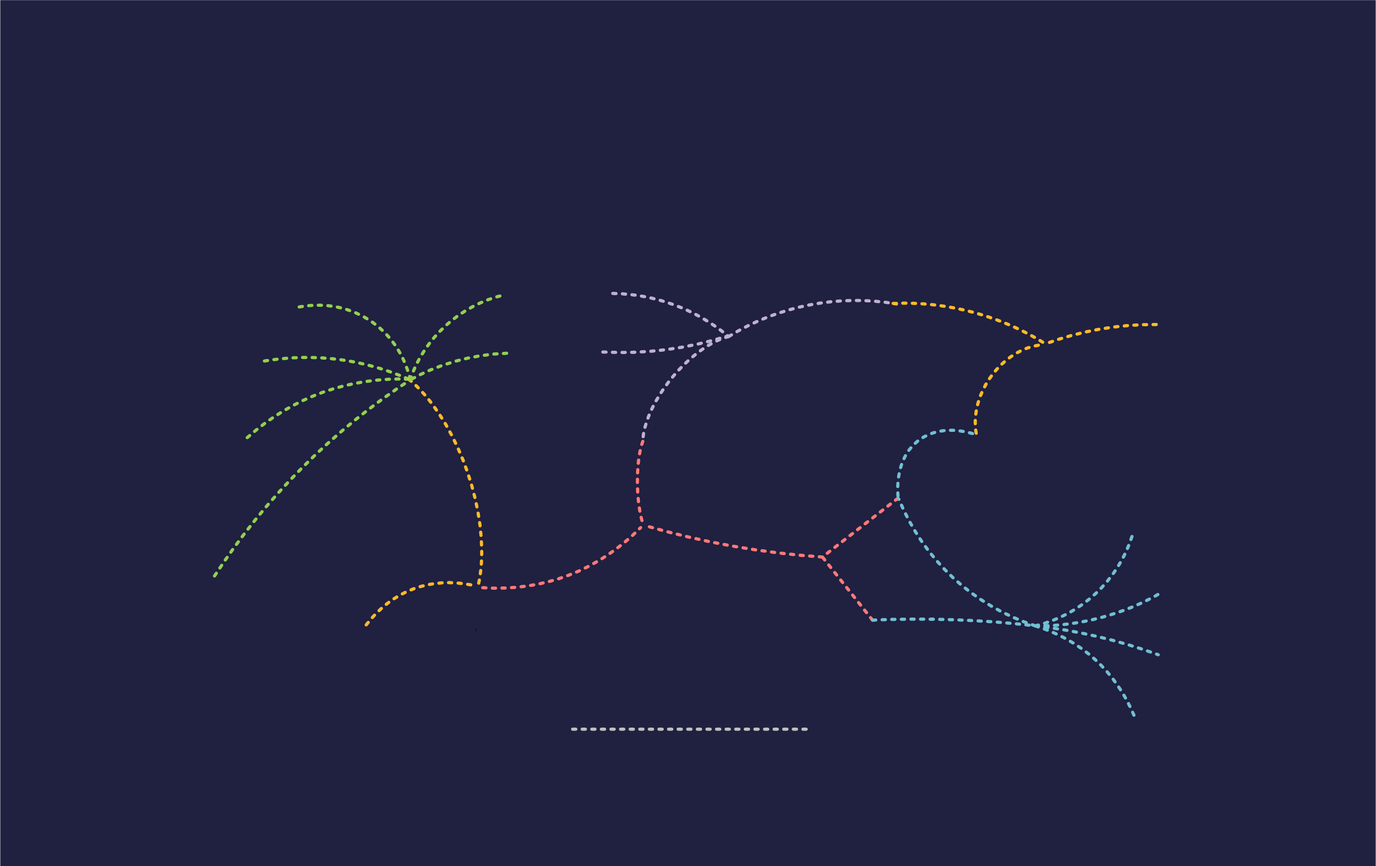
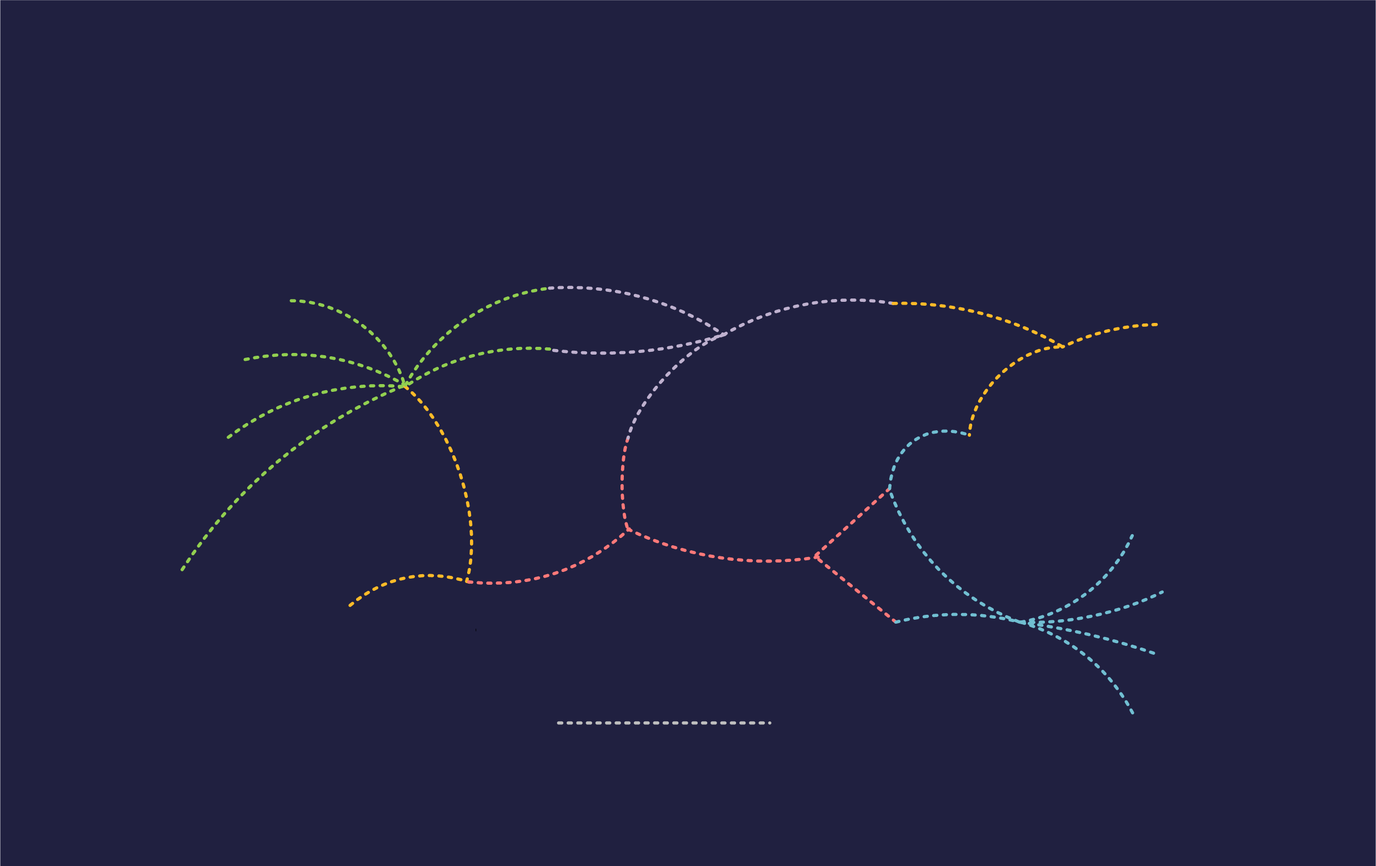
Before/after of a (1376, 866) layered artwork. What changed in the layer stack:
added layer "Layer 11" above "Layer 10" over box(180, 285, 1165, 731)
hid "Layer 9" over box(180, 285, 1165, 731)
